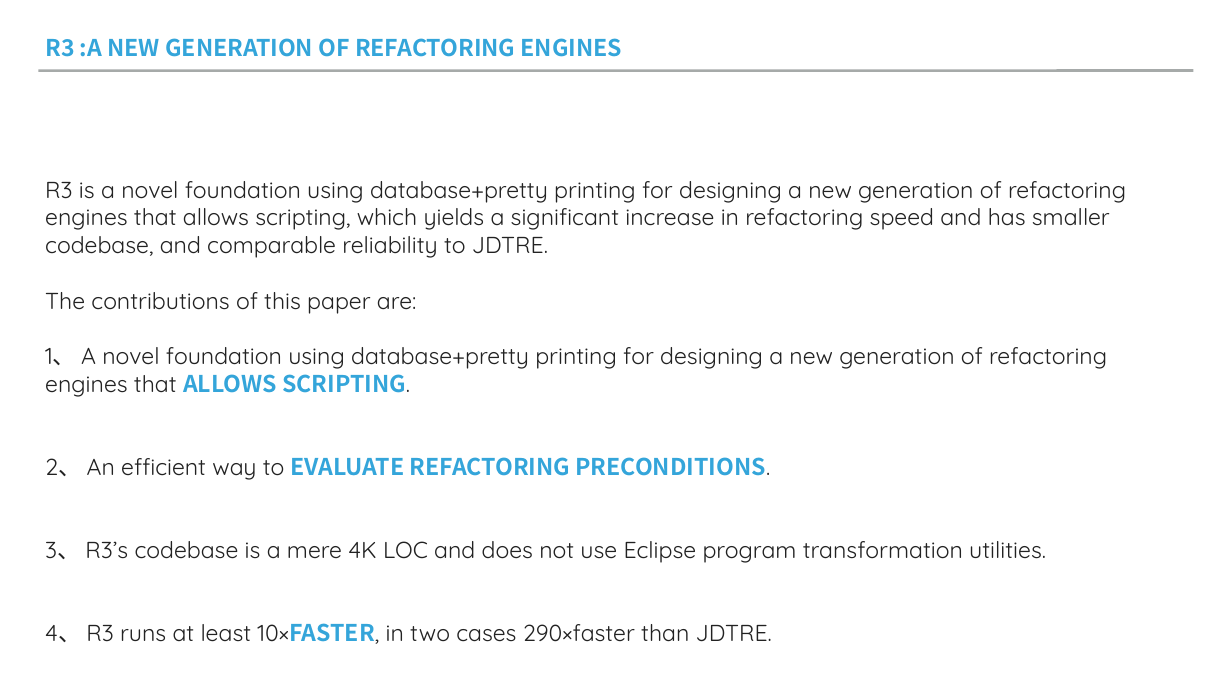
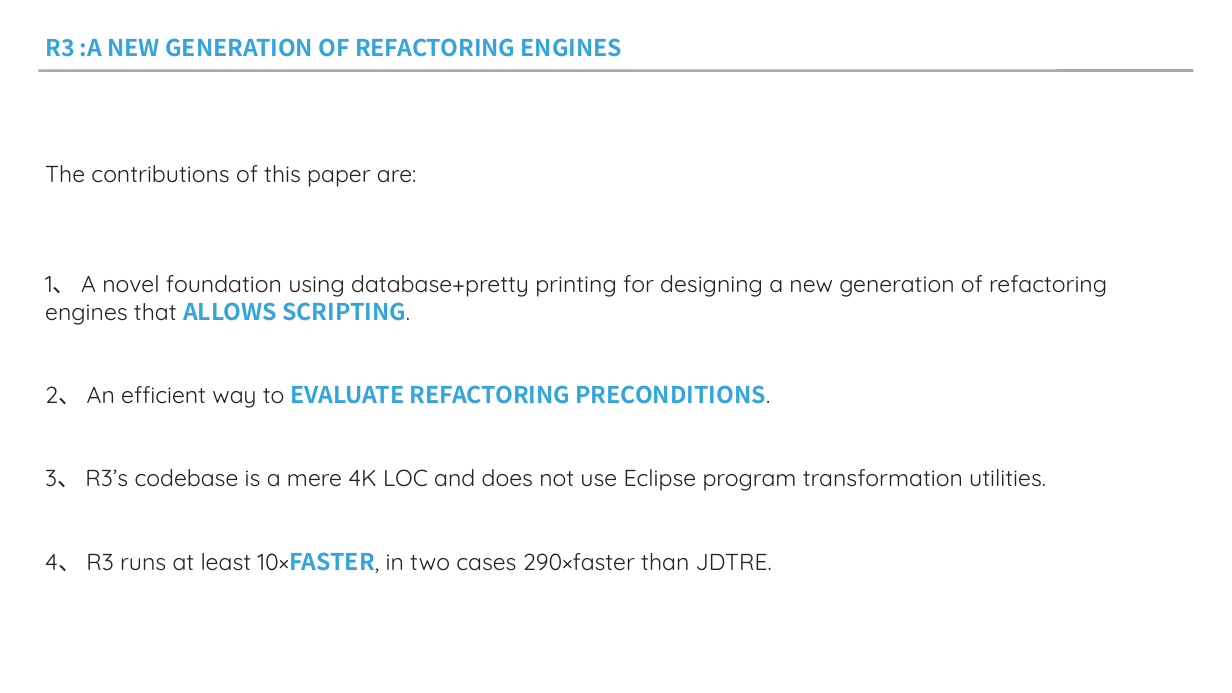
Before and after one commit to kevin-collins/1, a slide deck: slide 4 of 期末作业/面向对象.pptx. Drawn at 1232x693 pixels with LibreOffice and Linux fonts; fonts in the diff are those of the drawing. Boxes give left, top, right and bottom in pixels: in the first picture for what was removed or moved away, otherwise in the second. Text is boxed around its words. In the diff, an @@ line names an element or a change of style, - is before the commit and + after.

```diff
--- a/期末作业/面向对象.pptx
+++ b/期末作业/面向对象.pptx
@@ text "The contributions of this paper ...": place and size @@
-text "The contributions of this paper ..." at box(45, 181, 1126, 644)
+text "The contributions of this paper ..." at box(45, 165, 1107, 573)
@@ text at box(45, 181, 1126, 258): paragraph removed @@
-R3 is a novel foundation using database+pretty printing for designing a new generation of refactoring engines that allows scripting, which yields a significant increase in refactoring speed and has smaller codebase, and comparable reliability to JDTRE.
```
Also in this commit, not shown: 7 other slides changed, 3 slides added, 2 slides removed, 41 other files.
